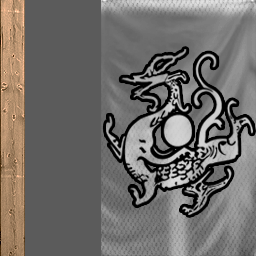
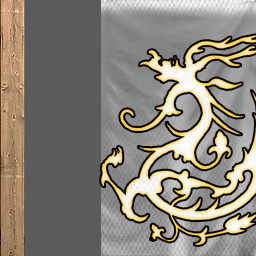
Revision of a layered 256x256 image; what changed, layer by layer:
added layer "Layer 4" (overlay) above "Layer 3" over [101, 35, 256, 245]
hid "Layer 3" over [106, 49, 253, 215]
painted on "Layer 2" over [101, 0, 256, 256]
